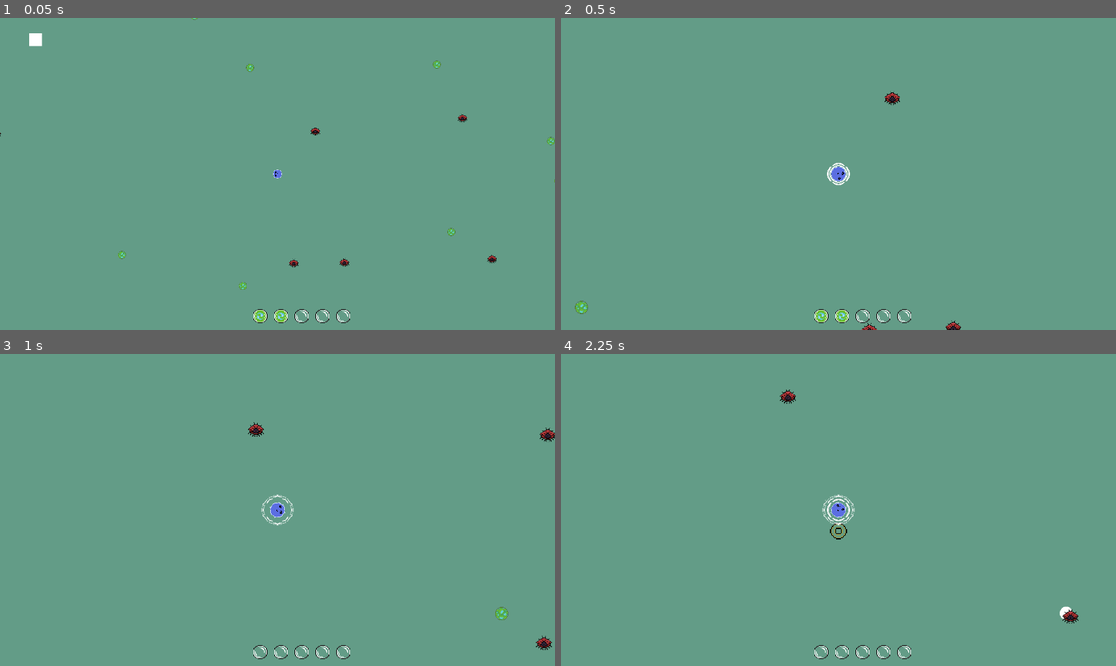
Above: before the commit, frames 1-4 (two rows, left to right).
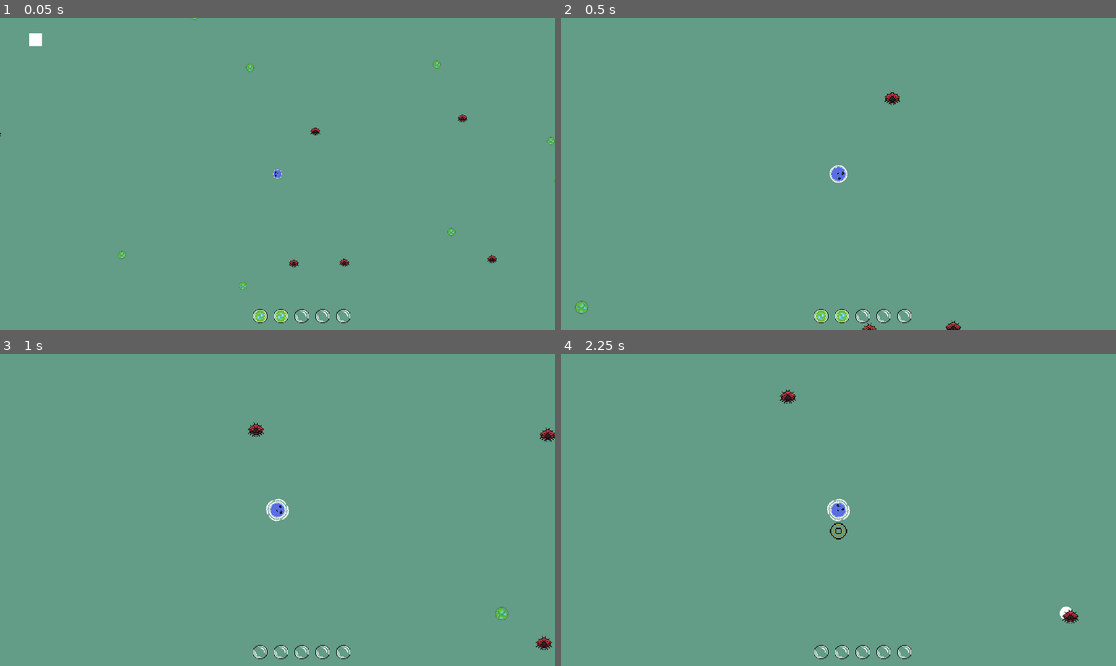
Above: after the commit, the same moments.

Repository: Ethan-D-S/primordial
Game: Godot game, scene res://main.tscn
Two runs of this game, one before a commit and one after it. Both use one fixed random seed, a clock stepped at 60 frames per second and the inputs below.
Inputs (mouse positions are in pixels of both pictures, inside the frame that each line leads up to):
- Up to frame 1 (0.05 s): no input
- Up to frame 2 (0.5 s): no input
- Up to frame 3 (1 s): move the mouse to (399, 494) at 0.52 s; hold Space (dash) from 0.53 s (still down)
- Up to frame 4 (2.25 s): move the mouse to (727, 525) at 1.27 s; release Space (dash) at 1.28 s; click (727, 525) at 1.35 s; move the mouse to (894, 441) at 2.02 s; hold E (regenerate) from 2.03 s (still down)

Frame 1 is identical in both runs. In frame 2, less than 0.1% of the frame differs, in the area x 47-53%, y 46-54%; in frame 3, 0.2%, in the area x 47-53%, y 44-56%; in frame 4, 0.2%.

Commit message:
movement animation added

Diff:
--- a/animations.gd
+++ b/animations.gd
@@ -3,7 +3,7 @@
 ## Handles non-ability animations
 
 @onready var idle: AnimatedSprite2D = $idle
-#@onready var moving: AnimatedSprite2D = $moving
+@onready var moving: AnimatedSprite2D = $moving
 #@onready var dashing: AnimatedSprite2D = $dashing
 
 @onready var player = get_parent()
@@ -13,18 +13,24 @@
 
 
 func _physics_process(delta: float) -> void:
-	print("player sprite scale: ", player.player_sprite.scale)
 	idle.global_position = player.global_position
+	moving.global_position = player.global_position
+	moving.rotation = player.rotation + player.player_sprite.rotation
+
 	# idle.scale = player.player_sprite.scale * 2
 
 
 func play_idle():
+	moving.stop()
+	moving.visible = false
 	idle.play("idle")
 
 func play_moving():
 	# stop idle animation
 	idle.stop()
 	# play moving animation.
+	moving.visible = true
+	moving.play("moving")
 
 # dash
 
--- a/player.gd
+++ b/player.gd
@@ -41,7 +41,7 @@
 @onready var dash: Node = $Abilities/DashAbility
 @onready var regen: Node = $Abilities/RegenEnergyAbility
 @onready var creature_data = get_node("../CreatureData")
-@onready var animation = $Animations
+
 
 # expandable player states
 enum PlayerState {IDLE, MOVING}
@@ -62,7 +62,7 @@
 	position = center_position
 	#ensure starting size is correct for mass
 	grow()
-	#animation.play_idle()
+
 
 
 func get_input():
@@ -94,6 +94,7 @@
 
 	#update player state
 	if velocity != Vector2.ZERO:
+		#emits to Animations
 		current_state = PlayerState.MOVING
 	else:
 		current_state = PlayerState.IDLE
@@ -135,9 +136,9 @@
 	# look up entry for creature type
 	var data = creature_data.get_creature_data(creature_type)
 
-	gain_mass(mass_eaten)
+	gain_mass(mass_eaten )
 	gain_energy(data["energy_on_eat"])
-	grow()
+	#grow()
 
 ## STAT MUTATORS
 
--- a/player.tscn
+++ b/player.tscn
@@ -8,7 +8,8 @@
 [ext_resource type="Script" uid="uid://bc7tfg7oqpnvf" path="res://dash_ability.gd" id="6_2hs0m"]
 [ext_resource type="AudioStream" uid="uid://cis760nc5axxb" path="res://assets/sounds/recharge.wav" id="7_dw050"]
 [ext_resource type="Script" uid="uid://dlul8bbw6q2hl" path="res://animations.gd" id="8_b26j0"]
-[ext_resource type="Texture2D" uid="uid://cjuurrtmoietg" path="res://assets/sprites/player_wake..png" id="9_n7ghd"]
+[ext_resource type="Texture2D" uid="uid://cjuurrtmoietg" path="res://assets/sprites/idle.png" id="9_n7ghd"]
+[ext_resource type="Texture2D" uid="uid://c8for04sm713n" path="res://assets/sprites/moving.png" id="10_n7ghd"]
 
 [sub_resource type="CircleShape2D" id="CircleShape2D_i3pqv"]
 radius = 13.0
@@ -176,7 +177,36 @@
 }],
 "loop": true,
 "name": &"idle",
-"speed": 7.0
+"speed": 5.0
+}]
+
+[sub_resource type="AtlasTexture" id="AtlasTexture_iruf7"]
+atlas = ExtResource("10_n7ghd")
+region = Rect2(0, 0, 64, 64)
+
+[sub_resource type="AtlasTexture" id="AtlasTexture_j5n4i"]
+atlas = ExtResource("10_n7ghd")
+region = Rect2(64, 0, 64, 64)
+
+[sub_resource type="AtlasTexture" id="AtlasTexture_634y6"]
+atlas = ExtResource("10_n7ghd")
+region = Rect2(128, 0, 64, 64)
+
+[sub_resource type="SpriteFrames" id="SpriteFrames_efrwb"]
+animations = [{
+"frames": [{
+"duration": 1.0,
+"texture": SubResource("AtlasTexture_iruf7")
+}, {
+"duration": 1.0,
+"texture": SubResource("AtlasTexture_j5n4i")
+}, {
+"duration": 1.0,
+"texture": SubResource("AtlasTexture_634y6")
+}],
+"loop": true,
+"name": &"moving",
+"speed": 8.0
 }]
 
 [node name="Player" type="CharacterBody2D" groups=["player"]]
@@ -220,8 +250,13 @@
 script = ExtResource("8_b26j0")
 
 [node name="idle" type="AnimatedSprite2D" parent="Animations"]
+rotation = 0.349066
 sprite_frames = SubResource("SpriteFrames_iruf7")
 animation = &"idle"
+
+[node name="moving" type="AnimatedSprite2D" parent="Animations"]
+sprite_frames = SubResource("SpriteFrames_efrwb")
+animation = &"moving"
 
 [connection signal="state_changed" from="." to="Animations" method="_on_player_state_changed"]
 [connection signal="area_entered" from="touch" to="." method="_on_touch_area_entered"]
Renamed: assets/sprites/player_wake..png -> assets/sprites/idle.png
Not shown, changed: assets/sprites/idle.png.import
Binary file added: assets/sprites/moving.png
Not shown, added: assets/sprites/moving.png.import
Not shown: 1 places in player.tscn that only renumber resources
